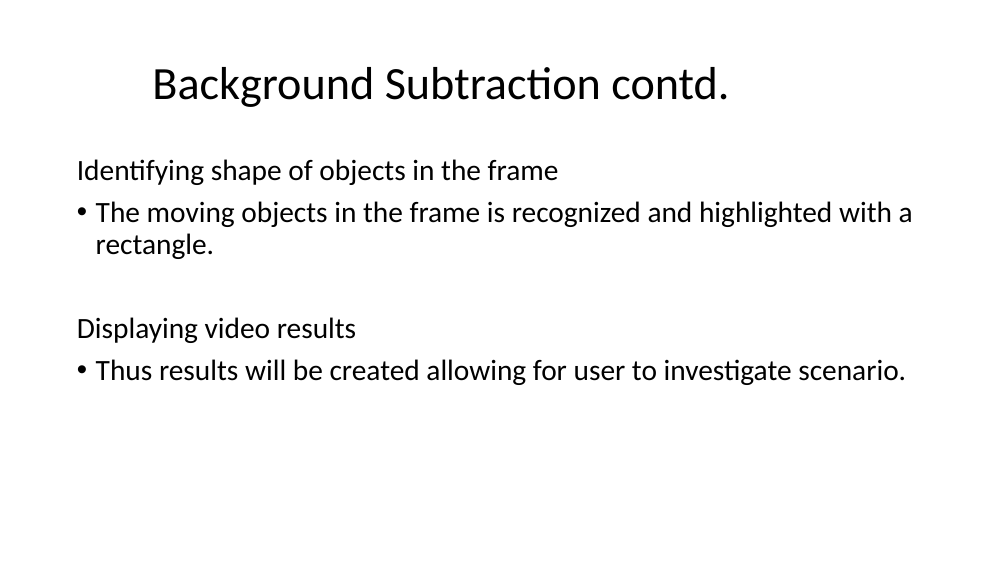
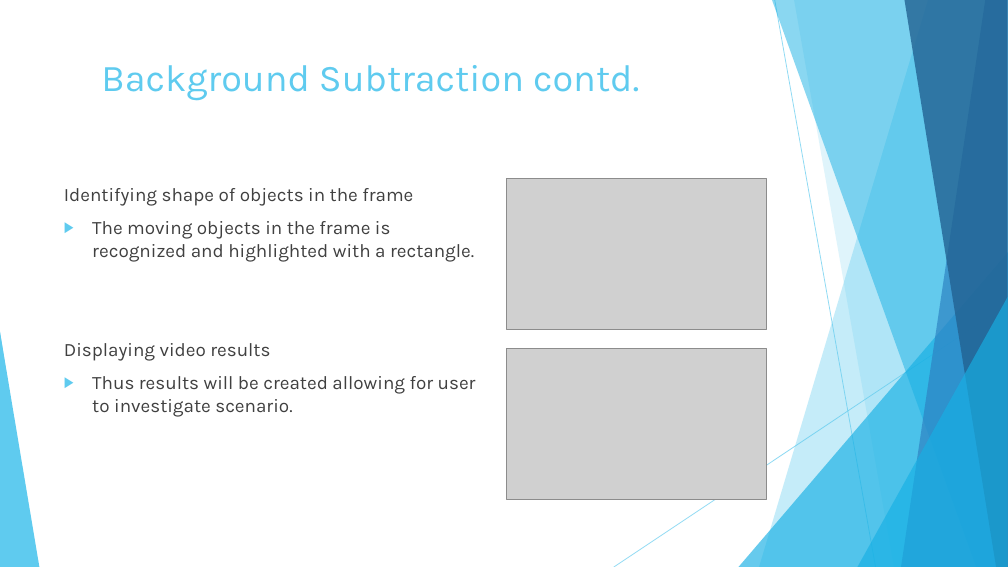
Before and after one commit to metinsenturk/ds620-motiondetection, a slide deck: slide 9 of documents/DS620 presentation.pptx. Drawn at 1008x567 pixels with LibreOffice and Linux fonts; fonts in the diff are those of the drawing; grey boxes stand for pictures. Boxes give left, top, right and bottom in pixels: in the first picture for what was removed or moved away, otherwise in the second. Text is boxed around its words. In the diff, an @@ line names an element or a change of style, - is before the commit and + after.

```diff
--- a/documents/DS620 presentation.pptx
+++ b/documents/DS620 presentation.pptx
@@ title "Background Subtraction contd.": place and size @@
-title "Background Subtraction contd." at box(152, 67, 729, 107)
+title "Background Subtraction contd." at box(101, 65, 639, 101)
@@ title "Background Subtraction contd." at box(101, 65, 639, 101): size 44 to 36 pt, font Calibri to Karla, text colour #000000 to #5FCBEF; line spacing 0.9 to 1; vertical alignment middle to top @@
@@ text "Identifying shape of objects in ...": place and size @@
-text "Identifying shape of objects in ..." at box(77, 159, 913, 385)
+text "Identifying shape of objects in ..." at box(64, 188, 476, 417)
@@ text "Identifying shape of objects in ..." at box(64, 188, 476, 417): size 28 to 18 pt, font Calibri to Karla, text colour #000000 to #404040; line spacing 0.9 to 1; bullet • to ▶ @@
@@ picture added at box(507, 178, 767, 330) @@
@@ group added at box(0, 0, 1008, 567): 5 freeform shapes, 3 triangles, 2 lines @@
@@ triangle added at box(0, 332, 39, 567), fill #5FCBEF @@
@@ picture added at box(507, 349, 767, 500) @@
```
Also in this commit, not shown: 10 other slides changed.
